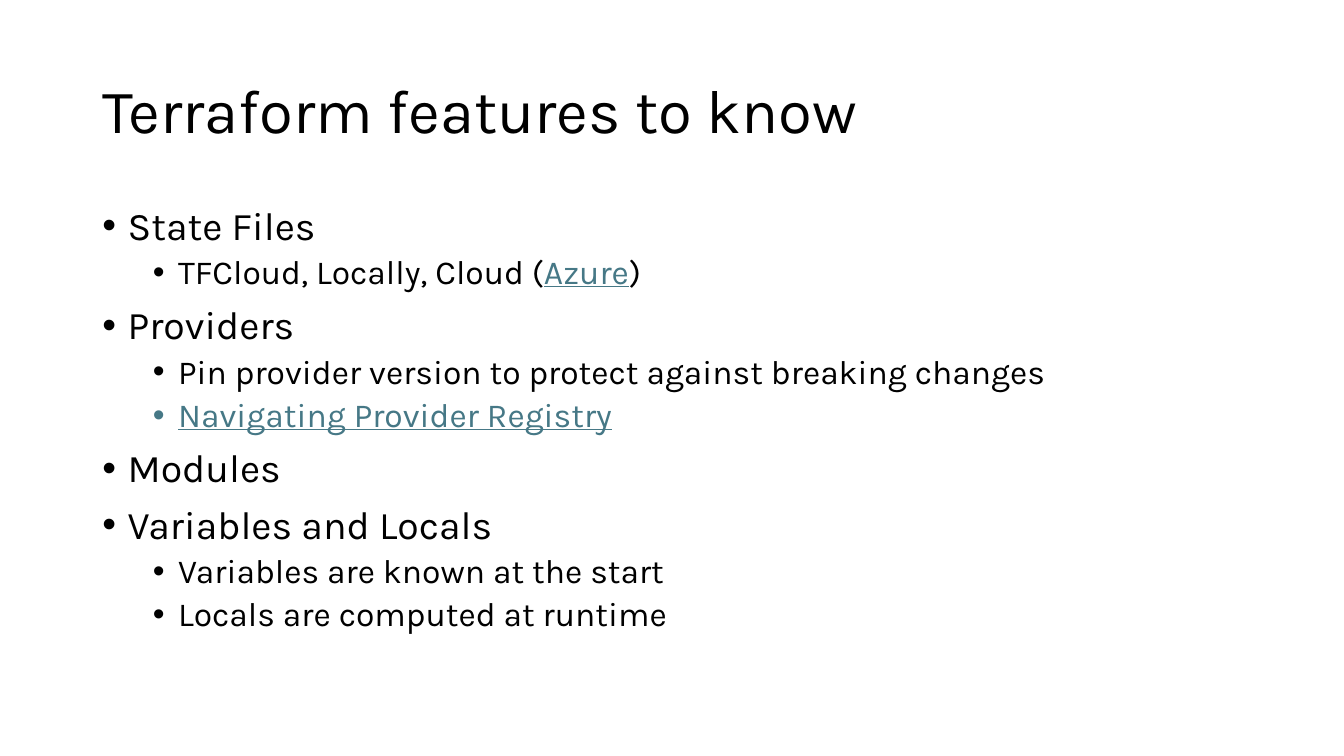
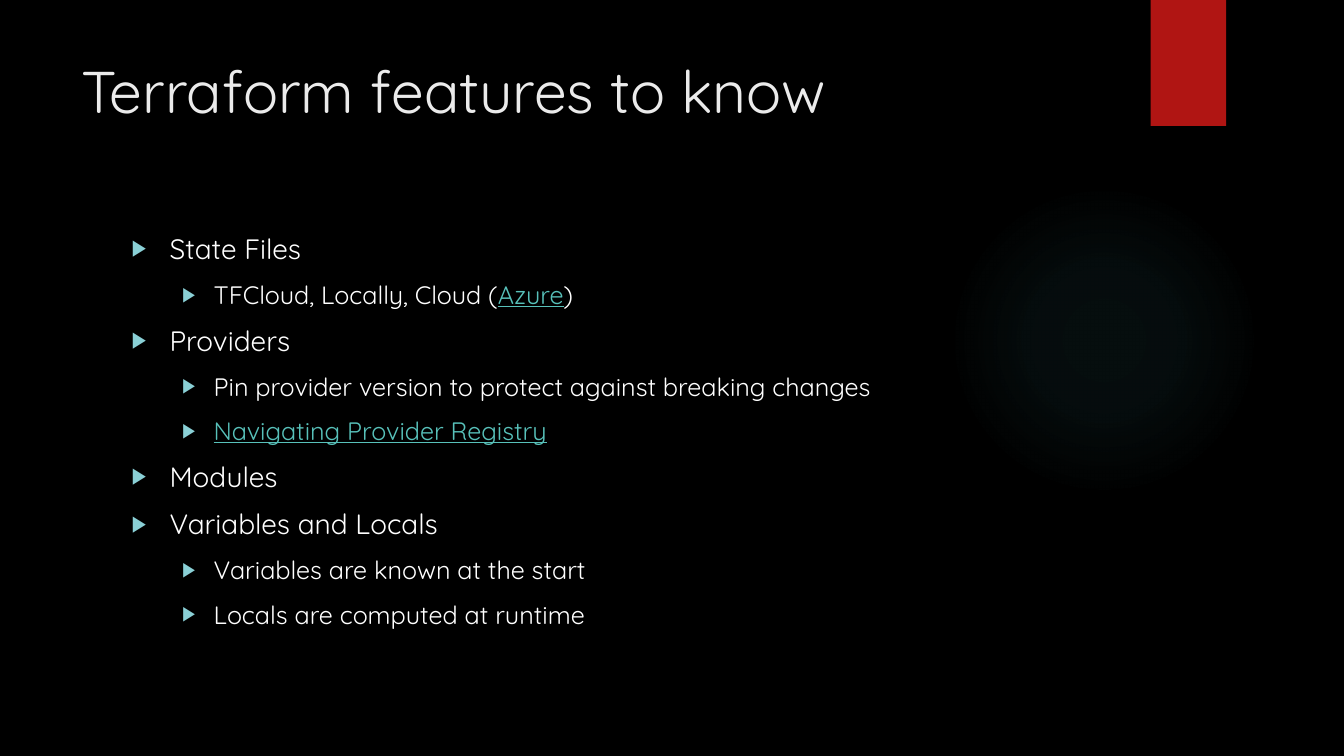
Before and after one commit to 2good4hisowngood/Terraform-tech-talk, a slide deck: slide 4 of Terraform Tech Talk.pptx. Drawn at 1344x756 pixels with LibreOffice and Linux fonts; fonts in the diff are those of the drawing; background and template pictures are left out. Boxes give left, top, right and bottom in pixels: in the first picture for what was removed or moved away, otherwise in the second. Text is boxed around its words. In the diff, an @@ line names an element or a change of style, - is before the commit and + after.

```diff
--- a/Terraform Tech Talk.pptx
+++ b/Terraform Tech Talk.pptx
@@ background #FFFFFF to picture (left out) @@
@@ rectangle added at bbox=[1150, 0, 1226, 126], fill #B01513 @@
@@ title "Terraform features to know": place and size @@
-title "Terraform features to know" at bbox=[102, 90, 857, 134]
+title "Terraform features to know" at bbox=[81, 69, 826, 114]
@@ title "Terraform features to know" at bbox=[81, 69, 826, 114]: size 44 to 42 pt, font Karla to Quicksand, text colour #000000 to #EBEBEB; line spacing 0.9 to 1; vertical alignment middle to top @@
@@ ellipse added at bbox=[949, 185, 1259, 495], fill gradient #50B9C1 @@
@@ text "State Files": place and size @@
-text "State Files" at bbox=[128, 213, 1045, 634]
+text "State Files" at bbox=[170, 238, 870, 629]
@@ text "State Files" at bbox=[170, 238, 870, 629]: size 28 to 20 pt in "State Files", "Providers", "Modules", "Variables and Locals"; font Karla to Quicksand; text colour #000000 to #FFFFFF in "State Files", "TFCloud, Locally, Cloud (Azure)", "Providers", "Pin provider version to protect against breaking ..." and 4 more places; size 24 to 18 pt in "TFCloud, Locally, Cloud (Azure)", "Pin provider version to protect against breaking ...", "Navigating Provider Registry", "Variables are known at the start" and 1 more places; text colour #467886 to #58C1BA in "(Azure)", "Navigating Provider Registry"; bullet • to ▶; line spacing 0.9 to 1; more space between paragraphs @@
```
Also in this commit, not shown: 9 other slides changed.
